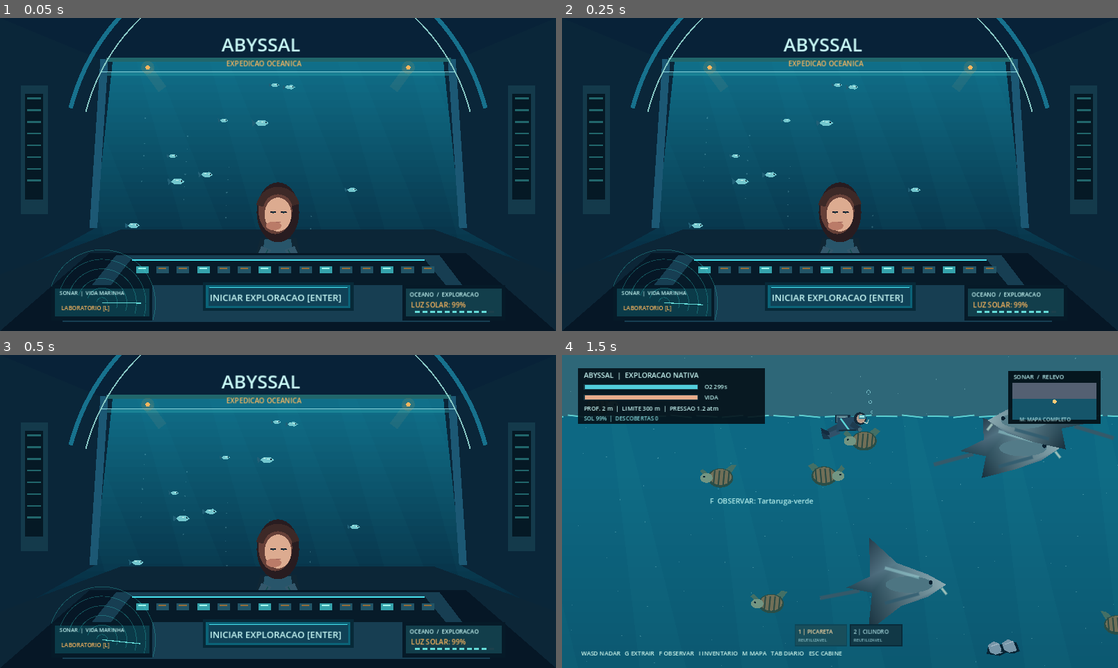
Above: before the commit, frames 1-4 (two rows, left to right).
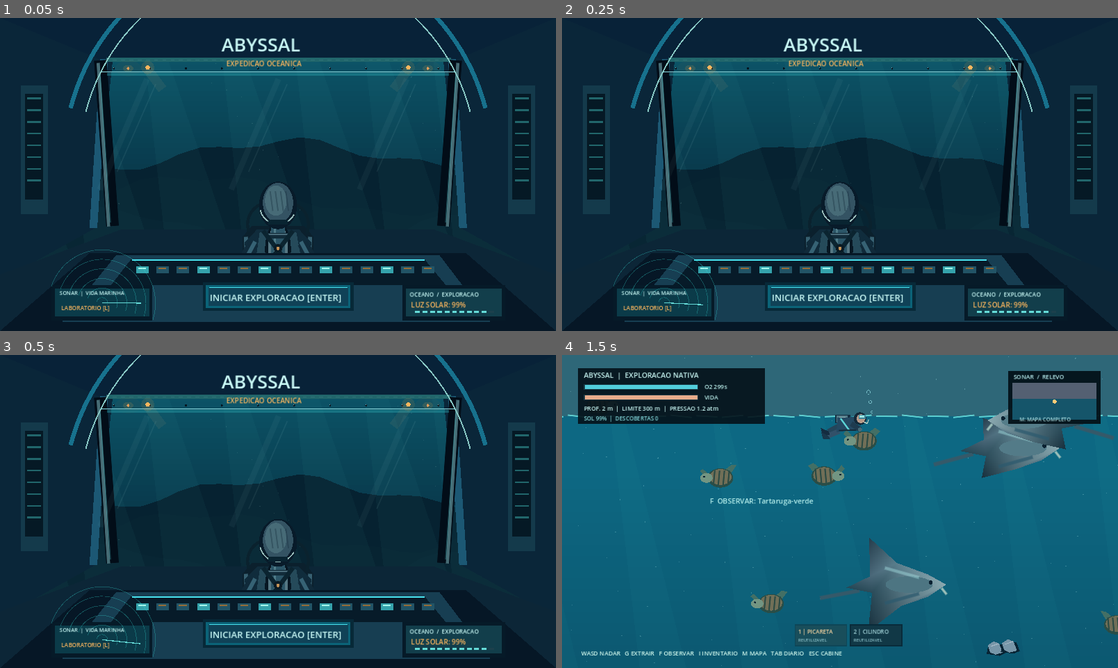
Above: after the commit, the same moments.

Repository: Esaneto/Abyssal
Game: Godot game, scene res://scenes/main.tscn
The game is run twice, just before and just after one commit, with the same random seed, the same clock (stepped at 60 frames per second) and the same inputs.
Inputs (mouse positions are in pixels of both pictures, inside the frame that each line leads up to):
- Up to frame 1 (0.05 s): no input
- Up to frame 2 (0.25 s): no input
- Up to frame 3 (0.5 s): no input
- Up to frame 4 (1.5 s): tap Enter at 0.5 s; move the mouse to (962, 495) at 0.52 s; hold D (move_right) 0.53-1.25 s; hold G (extract) 0.53-1.25 s; click (962, 495) at 0.67 s; tap Space at 0.77 s; drag from (728, 527) to (812, 574) at 1.27 s

The runs differ from the first frame. In frame 1, 29% of the frame differs, in the area x 16-84%, y 13-76%; in frame 2, 29%; in frame 3, 29%; in frame 4, nothing differs.

Commit message:
art(godot): rebuild cabin vista and rear-view scuba pilot

Diff:
--- a/godot-client/scripts/abyssal_main.gd
+++ b/godot-client/scripts/abyssal_main.gd
@@ -2,6 +2,7 @@
 ## Cinematic submarine bridge. The world/physics live in ocean_expedition.gd.
 const ExpeditionScript = preload("res://scripts/ocean_expedition.gd")
 const ProgressScript = preload("res://scripts/exploration_progress.gd")
+const Art = preload("res://scripts/cinematic_art.gd")
 var expedition: Node2D
 var progress: RefCounted
 var lab_open := false
@@ -103,6 +104,7 @@
 	var daylight := 0.53 + 0.47 * cos(TAU * time_s / 420.0)
 	draw_rect(Rect2(0, 0, W, H), Color(0.008, 0.015, 0.055, (1.0 - daylight) * 0.68))
 	_draw_cockpit()
+	Art.cabin_structure(self, time_s)
 	_draw_pilot(Vector2(640, 490))
 	_draw_console()
 	_draw_cabin_instruments(daylight)
@@ -114,42 +116,8 @@
 		_draw_laboratory()
 
 func _draw_ocean() -> void:
-	# Depth-graded seascape, with layered shafts and suspended particles.
-	for band in range(42):
-		var blend := float(band) / 42.0
-		var shade := Color("#127d98").lerp(Color("#031326"), blend)
-		draw_rect(Rect2(0, band * H / 42.0, W, H / 42.0 + 2), shade)
-	for ray in range(8):
-		var shift := sin(time_s * 0.24 + ray) * 23.0
-		var top := 100.0 + ray * 167.0
-		draw_colored_polygon(PackedVector2Array([
-			Vector2(top + shift, 0), Vector2(top + 31 + shift, 0),
-			Vector2(top + 320 + shift, H), Vector2(top + 200 + shift, H)
-		]), Color(0.16, 0.82, 0.88, 0.025))
-	for i in range(bubbles.size()):
-		var p := bubbles[i]
-		var x := p.x + sin(time_s * 0.8 + float(i)) * 8
-		var y := fposmod(p.y - time_s * (5.0 + float(i % 8) * 2.1), H)
-		draw_circle(Vector2(x, y), 0.9 + float(i % 3) * 0.5, Color(0.7, 0.98, 1, 0.19))
-	for i in range(14):
-		var x := 50.0 + float((i * 251) % 1200)
-		var y := 115.0 + float((i * 149) % 460)
-		var phase := time_s * (0.36 + float(i % 4) * 0.1)
-		_draw_fish(Vector2(x + sin(phase) * 42.0, y + cos(phase * 0.7) * 6.0), 0.6 + float(i % 4) * 0.13)
-
-func _draw_fish(pos: Vector2, scale_factor: float) -> void:
-	var xform := Transform2D(0.0, pos)
-	draw_set_transform_matrix(xform.scaled(Vector2(scale_factor, scale_factor)))
-	draw_colored_polygon(PackedVector2Array([
-		Vector2(-13, 0), Vector2(-23, -8), Vector2(-21, 8)
-	]), Color("#205f76"))
-	draw_colored_polygon(PackedVector2Array([
-		Vector2(-15, 0), Vector2(-8, -6), Vector2(7, -7),
-		Vector2(17, 0), Vector2(7, 7), Vector2(-8, 6)
-	]), Color("#73c7ce"))
-	draw_line(Vector2(-8, -4), Vector2(10, -1), Color("#d0f7ee"), 1.0)
-	draw_circle(Vector2(10, -1), 1.7, INK)
-	draw_set_transform_matrix(Transform2D.IDENTITY)
+	# A living panoramic view; atmospheric art is drawn, not a static image.
+	Art.cabin_view(self, time_s)
 
 func _draw_cockpit() -> void:
 	# Layered bulkheads and window frames for a pseudo-3D underwater bridge.
@@ -178,31 +146,8 @@
 			draw_rect(Rect2(px - 16, 183 + j * 27, 32, 4), AQUA.darkened(0.55))
 
 func _draw_pilot(pos: Vector2) -> void:
-	# Stylized bridge pilot assembled as separate shadow, suit, and face layers.
-	_draw_filled_ellipse(pos + Vector2(0, 90), Vector2(88, 20), Color(0, 0, 0, 0.35))
-	draw_colored_polygon(PackedVector2Array([
-		pos + Vector2(-41, 16), pos + Vector2(-70, 132),
-		pos + Vector2(70, 132), pos + Vector2(42, 16)
-	]), Color("#102735"))
-	draw_colored_polygon(PackedVector2Array([
-		pos + Vector2(-31, 19), pos + Vector2(-44, 112),
-		pos + Vector2(43, 112), pos + Vector2(30, 19)
-	]), Color("#28556a"))
-	for side in [-1.0, 1.0]:
-		draw_line(pos + Vector2(side * 27, 39), pos + Vector2(side * 54, 102), Color("#33576b"), 24)
-		draw_line(pos + Vector2(side * 23, 43), pos + Vector2(side * 48, 91), AQUA.darkened(0.65), 3)
-	# Hair rendered behind the face with warm highlights.
-	_draw_filled_ellipse(pos + Vector2(0, -43), Vector2(49, 69), Color("#281c20"))
-	_draw_filled_ellipse(pos + Vector2(-6, -47), Vector2(39, 54), Color("#664038"))
-	_draw_filled_ellipse(pos + Vector2(0, -38), Vector2(31, 39), Color("#dcab90"))
-	_draw_filled_ellipse(pos + Vector2(-10, -12), Vector2(18, 10), Color("#ba7b68"))
-	draw_line(pos + Vector2(-18, -44), pos + Vector2(-5, -43), INK, 2.8)
-	draw_line(pos + Vector2(7, -43), pos + Vector2(20, -44), INK, 2.8)
-	draw_circle(pos + Vector2(-11, -43), 2.5, Color("#263d43"))
-	draw_circle(pos + Vector2(13, -43), 2.5, Color("#263d43"))
-	draw_line(pos + Vector2(-4, -21), pos + Vector2(7, -21), Color("#9e6259"), 1.8)
-	draw_arc(pos + Vector2(0, -51), 42, PI * 1.05, PI * 1.93, 24, Color("#3d2927"), 17)
-	_draw_label("NF", pos + Vector2(-12, 83), 17, GOLD)
+	# Back-facing diver, integrated into seat, cylinders and control desk.
+	Art.cabin_pilot(self, pos, time_s)
 
 func _draw_console() -> void:
 	# Cockpit console is drawn last to occlude the pilot like physical foreground.
